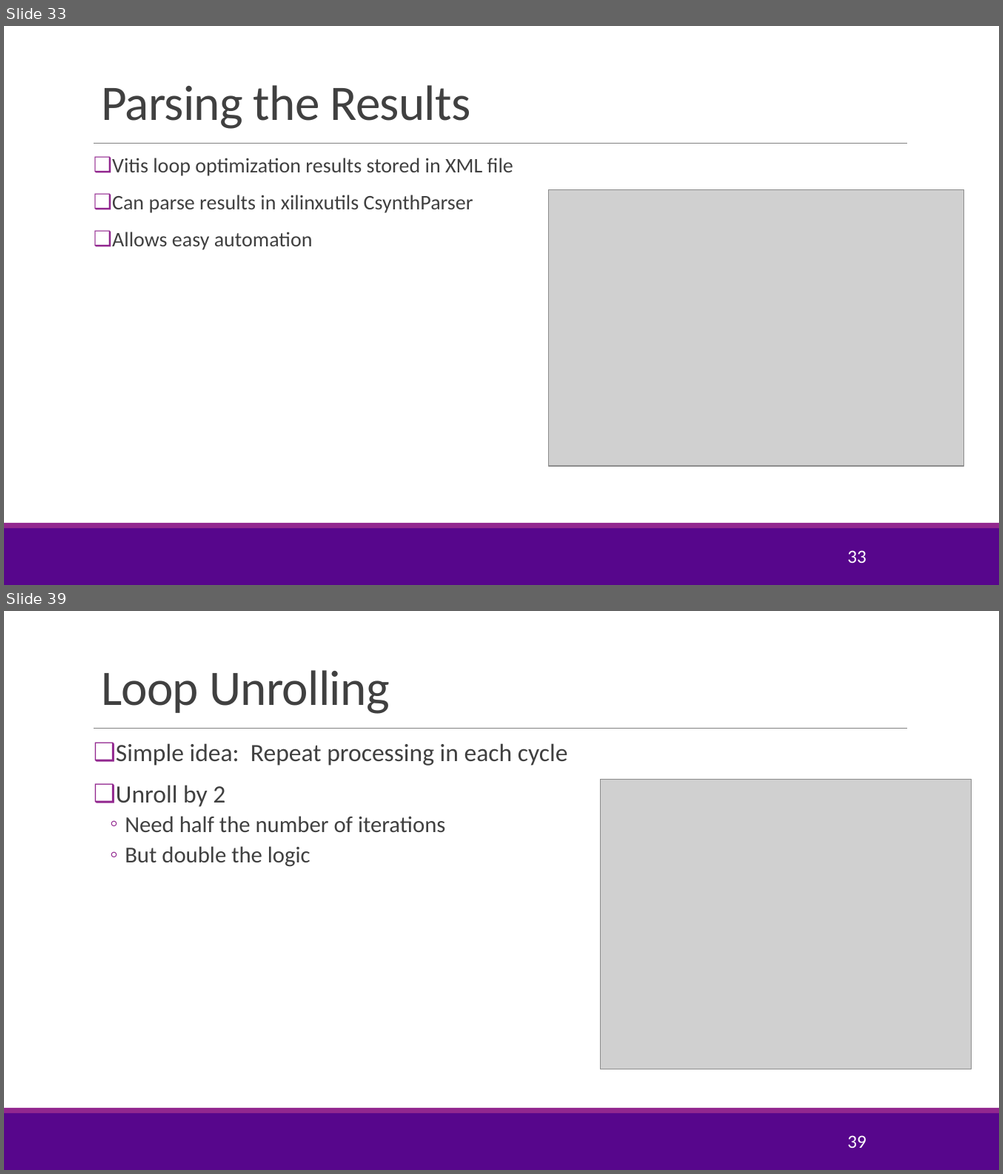
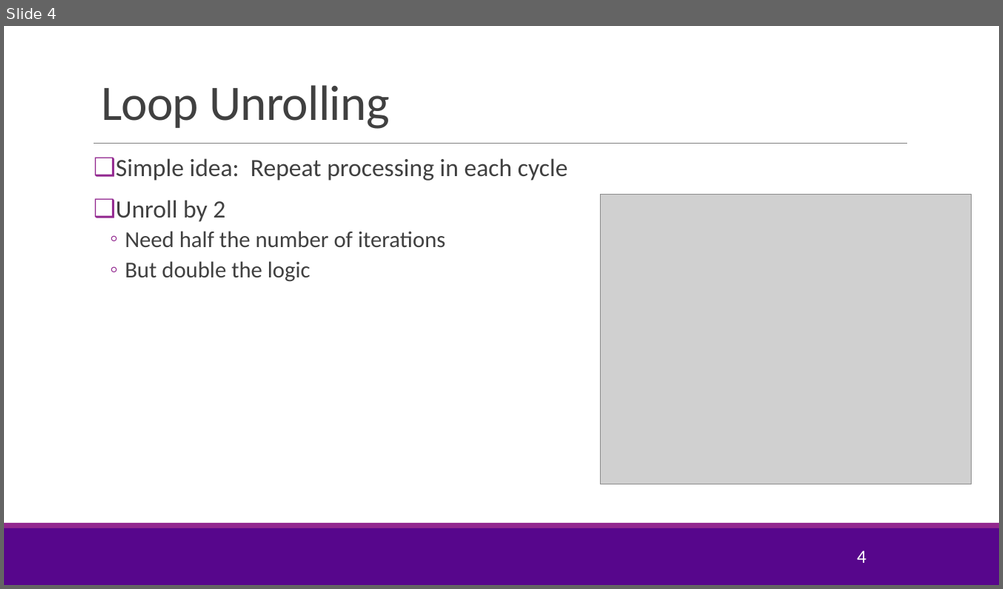
Before and after one commit to sdrangan/fpgademos, a slide deck: units/unit08_unroll/unroll.pptx. Shown one above the other, each under a label of ours: slides 33 and 39 before the commit, slide 4 after it; the slides between them are not shown. The pictures are 1003x1174 and 1003x589 pixels, drawn with LibreOffice and Linux fonts; fonts in the diff are those of the drawing; grey boxes stand for pictures; background and template pictures are left out. Boxes give left, top, right and bottom in pixels: in the first picture for what was removed or moved away, otherwise in the second. Text is boxed around its words. In the diff, an @@ line names an element or a change of style, - is before the commit and + after.

```diff
--- a/units/unit08_unroll/unroll.pptx
+++ b/units/unit08_unroll/unroll.pptx
@@ slide 33 removed at bbox=[4, 26, 999, 585], background #FFFFFF; not listed: 3 template elements that a slide beside it also shows @@
@@ title removed at bbox=[101, 85, 471, 129] @@
-Parsing the Results
@@ text removed at bbox=[112, 158, 513, 250] @@
-❑ Vitis loop optimization results stored in XML file
-❑ Can parse results in xilinxutils CsynthParser
-❑ Allows easy automation
@@ picture removed at bbox=[549, 190, 965, 466] @@
@@ page number removed at bbox=[847, 551, 866, 563] @@
-33
@@ what was slide 39 is now slide 4 @@
@@ page number at bbox=[856, 551, 866, 563]: text changed @@
-39
+4
```
Also in this commit, not shown: 1 slide added, 34 other slides removed, 13 other files.
